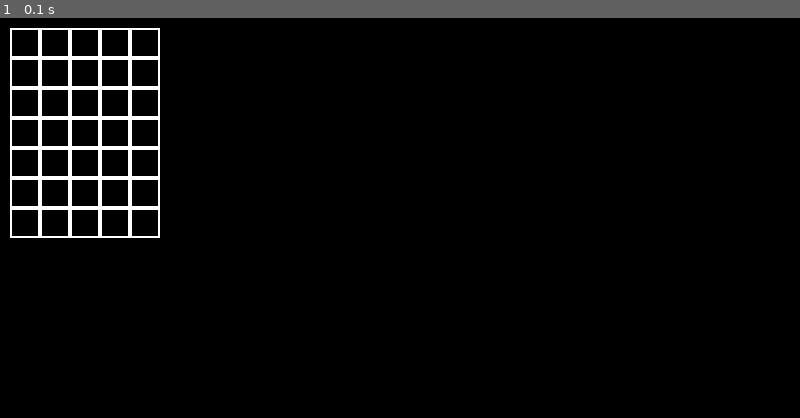
Above: before the commit, frame 1.
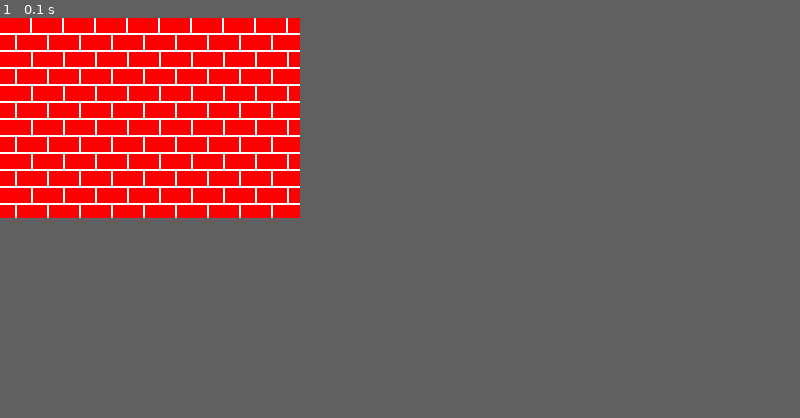
Above: after the commit, the same moment.

Repository: qwe-png/pygame-project-yandex
Game: pygame game, started from main.py
The game is run twice, just before and just after one commit, with the same random seed, the same clock (stepped at 60 frames per second) and the same inputs.
Inputs:
- Up to frame 1 (0.1 s): no input
In our replay, the window is 800x400 before the commit and 300x200 after it. These sizes can differ from the game's own. Grey fills any space a smaller window leaves; there, only what the larger window draws over its background counts as a difference.

The runs differ from the first frame. In frame 1, 19% of the frame differs, in the area x 0-38%, y 0-55%.

Commit message:
кирпичизация

Diff:
--- a/main.py
+++ b/main.py
@@ -1,5 +1,5 @@
 import pygame
-
+import random
 
 class Board:
     # создание поля
@@ -25,7 +25,67 @@
                                  (i * self.cell_size + self.left, j * self.cell_size + self.top, self.cell_size,
                                   self.cell_size), 2)
 
+class Path(Board):
+    import pygame
+    import random
 
+    class LOL(AssertionError):
+        pass
+
+    if __name__ == '__main__':
+        try:
+
+            # инициализация Pygame:
+            pygame.init()
+            pygame.display.set_caption('Дичь')
+            # размеры окна:
+            size = width, height = 300, 200
+            # screen — холст, на котором нужно рисовать:
+            screen = pygame.display.set_mode(size)
+            screen.fill(pygame.Color('white'))
+            s = 0
+            w = 0
+            g = 0
+            u = 0
+            r = 0
+            m = 0
+            provershik = 0
+            for i in range(300):
+                w = 30
+                provershik += 1
+                if u == 1:
+                    s -= 15
+                u = 0
+                if provershik % 11 == 0:
+                    provershik = 0
+                    w = 15
+                    g += 17
+                    u = 1
+                    s = 0
+                    r += 1
+                    m += 1
+                    if r % 2 == 0:
+                        s -= 16
+                screen.fill(pygame.Color('red'), (s, g, w, 15))
+                s += 32
+                if u % 2 == 1:
+                    screen.fill(pygame.Color('red'), (0, g, w, 15))
+            # формирование кадра:
+            # команды рисования на холсте
+            # ...
+            # ...
+            # смена (отрисовка) кадра:
+            pygame.display.flip()
+            # ожидание закрытия окна:
+
+            while pygame.event.wait().type != pygame.QUIT:
+                pass
+            # завершение работы:
+            pygame.quit()
+        except ValueError:
+            print('Неправильный формат ввода')
+        except LOL:
+            print('Число n не кратно числу a')
 size = width, height = 800, 400
 screen = pygame.display.set_mode(size)
 board = Board(5, 7)
@@ -41,4 +101,4 @@
     screen.fill((0, 0, 0))
     board.render(screen)
     pygame.display.flip()
-#коментарий
+#коментарий`
